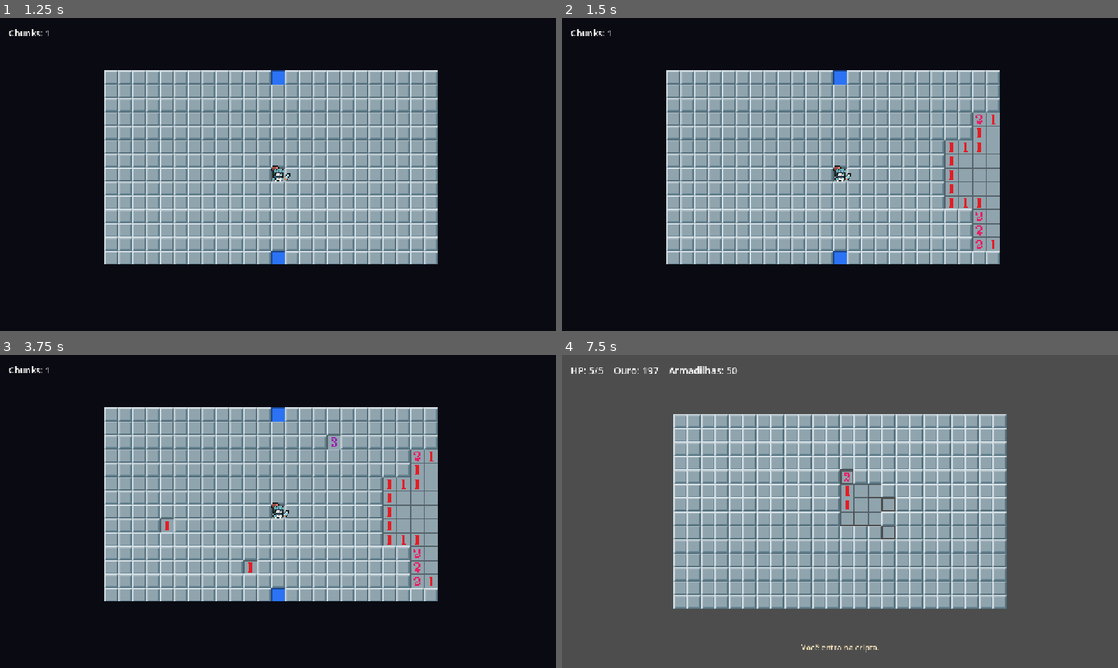
Above: before the commit, frames 1-4 (two rows, left to right).
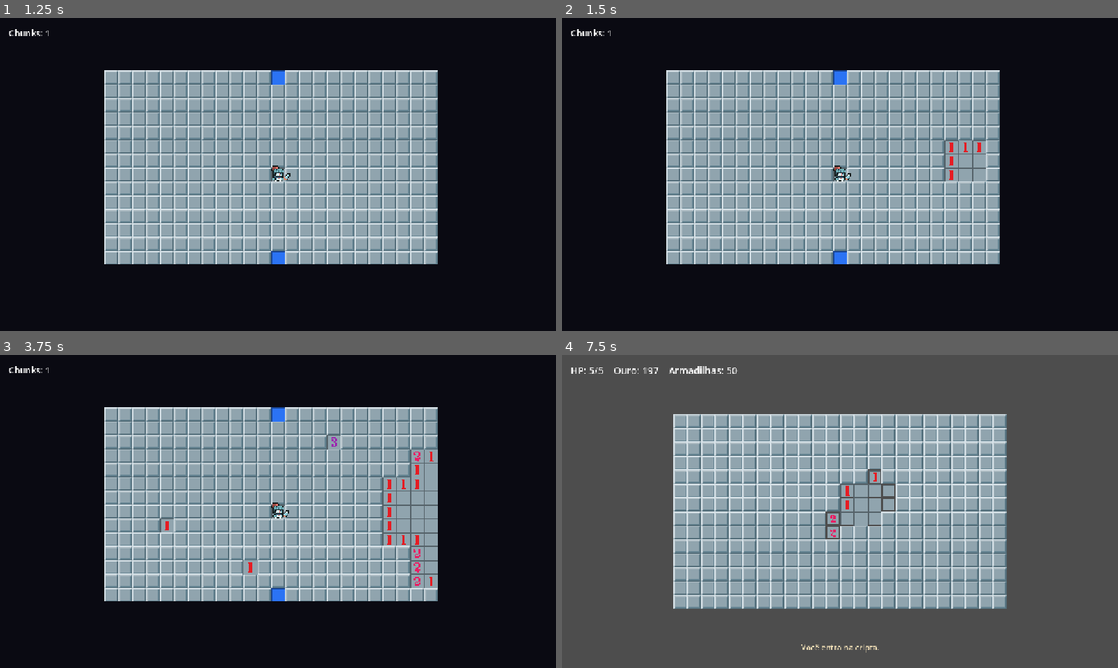
Above: after the commit, the same moments.

Repository: heliosalesjr/MSDD
Game: Godot game, scene res://menu.tscn
Same seed, same stepped clock (60 frames per second), same inputs: the game is played once before the commit and once after it.
Inputs (mouse positions are in pixels of both pictures, inside the frame that each line leads up to):
- Up to frame 1 (1.25 s): click "2 — Exploração (proto)" at 0.5 s
- Up to frame 2 (1.5 s): tap Enter at 1.25 s; move the mouse to (962, 158) at 1.27 s; tap R at 1.35 s; click (962, 158) at 1.42 s
- Up to frame 3 (3.75 s): move the mouse to (166, 527) at 2.02 s; tap 1 at 2.1 s; click (166, 527) at 2.17 s; tap Space at 2.75 s; move the mouse to (333, 442) at 2.77 s; tap Enter at 2.85, 3.5 s; click (333, 442) at 2.92 s; move the mouse to (250, 574) at 3.52 s; tap Keypad Enter at 3.6 s; click (250, 574) at 3.67 s
- Up to frame 4 (7.5 s): tap Space at 4.25, 7.25 s; move the mouse to (1006, 558) at 4.27 s; tap 2 at 4.35 s; click (1006, 558) at 4.42 s; tap Enter at 5 s; move the mouse to (673, 464) at 5.02 s; tap 3 at 5.1 s; click (673, 464) at 5.17 s; click "Voltar ao menu" at 5.75 s; click "3 — Cripta" at 6.5 s; move the mouse to (867, 511) at 7.27 s; tap R at 7.35 s; click (867, 511) at 7.42 s

Frame 1 is identical in both runs. In frame 2, 1.2% of the frame differs, in the area x 68-79%, y 30-75%; in frame 3, less than 0.1%; in frame 4, 0.4%.

Commit message:
game feel level 2

Diff:
--- a/msdd/classic.gd
+++ b/msdd/classic.gd
@@ -13,14 +13,7 @@
 const DAMAGE_MAX := 3
 const DISARM_BONUS := 5
 
-# --- Cascata de abertura ---
-# Atraso adicionado por "anel" de distância a partir do tile clicado.
-# A onda se propaga pelo próprio caminho aberto, então ela respeita as
-# paredes de números em vez de ser um círculo geométrico.
-const CASCADE_STEP := 0.032
-# Bagunça o anel um pouquinho pra onda não parecer um metrônomo.
-# Mantido abaixo de CASCADE_STEP pra nunca inverter a ordem dos anéis.
-const CASCADE_JITTER := 0.012
+# O ritmo da cascata (passo por anel, jitter) vive em tile.gd.
 
 var tiles: Array = []
 var first_click_done: bool = false
@@ -315,9 +308,7 @@
 			continue
 		if t.is_bomb:
 			continue
-		var delay := 0.0
-		if ring > 0:
-			delay = ring * CASCADE_STEP + randf() * CASCADE_JITTER
+		var delay: float = Tile.cascade_delay(ring)
 		max_delay = maxf(max_delay, delay)
 		if t.reveal(delay):
 			gold += 1
@@ -334,8 +325,7 @@
 	_note_cascade(max_delay)
 
 func _note_cascade(max_delay: float) -> void:
-	var finish: int = Time.get_ticks_msec() + int((max_delay + Tile.OPEN_DURATION) * 1000.0)
-	cascade_end_msec = maxi(cascade_end_msec, finish)
+	cascade_end_msec = maxi(cascade_end_msec, Tile.cascade_finish_msec(max_delay))
 
 # Deixa a onda em curso assentar antes de cobrir a tela com o overlay.
 func _show_end_after_cascade(main_text: String, subtitle_text: String) -> void:
--- a/msdd/explore.gd
+++ b/msdd/explore.gd
@@ -32,6 +32,10 @@
 var current_chunk: Vector2i = Vector2i.ZERO
 var game_over: bool = false
 var chunks_first_clicked: Dictionary = {}   # Vector2i (chunk coord) -> true
+
+# Quando a última cascata agendada termina de abrir (ms do relógio do engine).
+# O ritmo da onda (passo por anel, jitter) vive em tile.gd.
+var cascade_end_msec: int = 0
 
 var world_root: Node2D
 var background: ColorRect
@@ -324,7 +328,7 @@
 		_lose(t)
 		return
 	_flood_reveal(tp)
-	_check_and_walk()
+	_after_cascade(_check_and_walk)
 
 func _ensure_safe_first_click(tp: Vector2i) -> void:
 	# Move any bombs at tp + 8 neighbors to safe destinations elsewhere.
@@ -370,10 +374,17 @@
 			if wt.state == Tile.State.REVEALED:
 				wt._update_visual()
 
+# O estado lógico (REVEALED) muda na hora; só a abertura visual é escalonada,
+# então o pathfinding e os cliques nunca ficam fora de sincronia com a onda.
 func _flood_reveal(start: Vector2i) -> void:
-	var queue: Array[Vector2i] = [start]
+	# Cada entrada é [posição, anel]. BFS garante que o primeiro visitante de
+	# um tile chega pelo caminho mais curto, ou seja, pelo menor anel.
+	var queue: Array = [[start, 0]]
+	var max_delay := 0.0
 	while not queue.is_empty():
-		var p: Vector2i = queue.pop_front()
+		var entry: Array = queue.pop_front()
+		var p: Vector2i = entry[0]
+		var ring: int = entry[1]
 		if not world_tiles.has(p):
 			continue
 		var t: Tile = world_tiles[p]
@@ -381,15 +392,32 @@
 			continue
 		if t.is_bomb:
 			continue
-		t.reveal()
+		var delay: float = Tile.cascade_delay(ring)
+		max_delay = maxf(max_delay, delay)
+		t.reveal(delay)
 		if t.adjacent_bombs == 0:
 			for dy in [-1, 0, 1]:
 				for dx in [-1, 0, 1]:
 					if dx == 0 and dy == 0:
 						continue
-					queue.push_back(p + Vector2i(dx, dy))
+					queue.push_back([p + Vector2i(dx, dy), ring + 1])
+	cascade_end_msec = maxi(cascade_end_msec, Tile.cascade_finish_msec(max_delay))
+
+# Agenda `action` para depois que a onda em curso assentar. Se um tile do
+# chunk vizinho ainda está abrindo, o cavaleiro não deve pisar nele nem o
+# overlay deve cobrir a animação.
+func _after_cascade(action: Callable) -> void:
+	var remaining: float = float(cascade_end_msec - Time.get_ticks_msec()) / 1000.0
+	if remaining <= 0.0:
+		action.call()
+		return
+	# Um clique novo durante a espera estende a onda, então ao acordar
+	# reconsultamos o prazo em vez de disparar cego.
+	get_tree().create_timer(remaining).timeout.connect(_after_cascade.bind(action))
 
 func _check_and_walk() -> void:
+	if game_over:
+		return
 	if knight == null or knight.walking:
 		return
 	var path: Array[Vector2i] = _find_path_to_portal(knight.tile_pos)
@@ -492,7 +520,7 @@
 			t.show_as_bomb()
 		elif not t.is_bomb and t.state == Tile.State.FLAGGED:
 			t.show_as_wrong_flag()
-	_show_end("GAME OVER", "Boom! Chunks explorados: %d" % chunks_spawned.size())
+	_after_cascade(_show_end.bind("GAME OVER", "Boom! Chunks explorados: %d" % chunks_spawned.size()))
 	print("Boom! Chunks: %d" % chunks_spawned.size())
 
 func _show_end(main_text: String, subtitle_text: String) -> void:
--- a/msdd/tile.gd
+++ b/msdd/tile.gd
@@ -35,6 +35,24 @@
 const OPEN_SCALE_PUNCH := 1.06
 # Clarão no instante da abertura.
 const OPEN_FLASH := Color(1.55, 1.45, 1.25)
+
+# --- Ritmo da cascata ---
+# Atraso adicionado por "anel" de distância a partir do tile clicado.
+const CASCADE_STEP := 0.032
+# Bagunça o anel um pouquinho pra onda não parecer um metrônomo.
+# Mantido abaixo de CASCADE_STEP pra nunca inverter a ordem dos anéis.
+const CASCADE_JITTER := 0.012
+
+# Quando o tile do anel `ring` deve começar a abrir.
+static func cascade_delay(ring: int) -> float:
+	if ring <= 0:
+		return 0.0
+	return ring * CASCADE_STEP + randf() * CASCADE_JITTER
+
+# Instante (ms do relógio do engine) em que uma cascata cujo maior atraso
+# é `max_delay` termina de abrir o último tile.
+static func cascade_finish_msec(max_delay: float) -> int:
+	return Time.get_ticks_msec() + int((max_delay + OPEN_DURATION) * 1000.0)
 
 var state: State = State.HIDDEN
 var grid_pos: Vector2i
